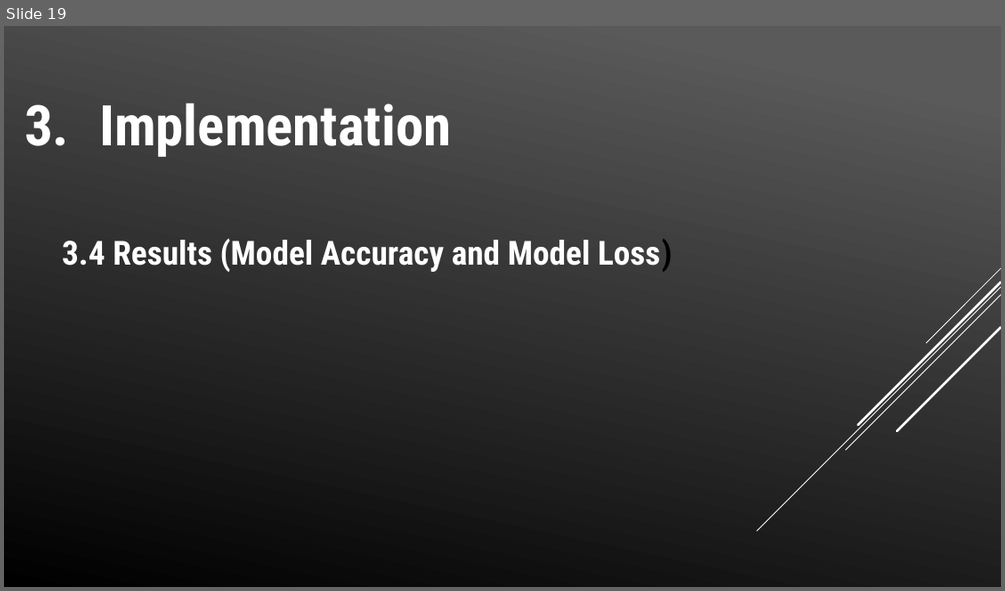
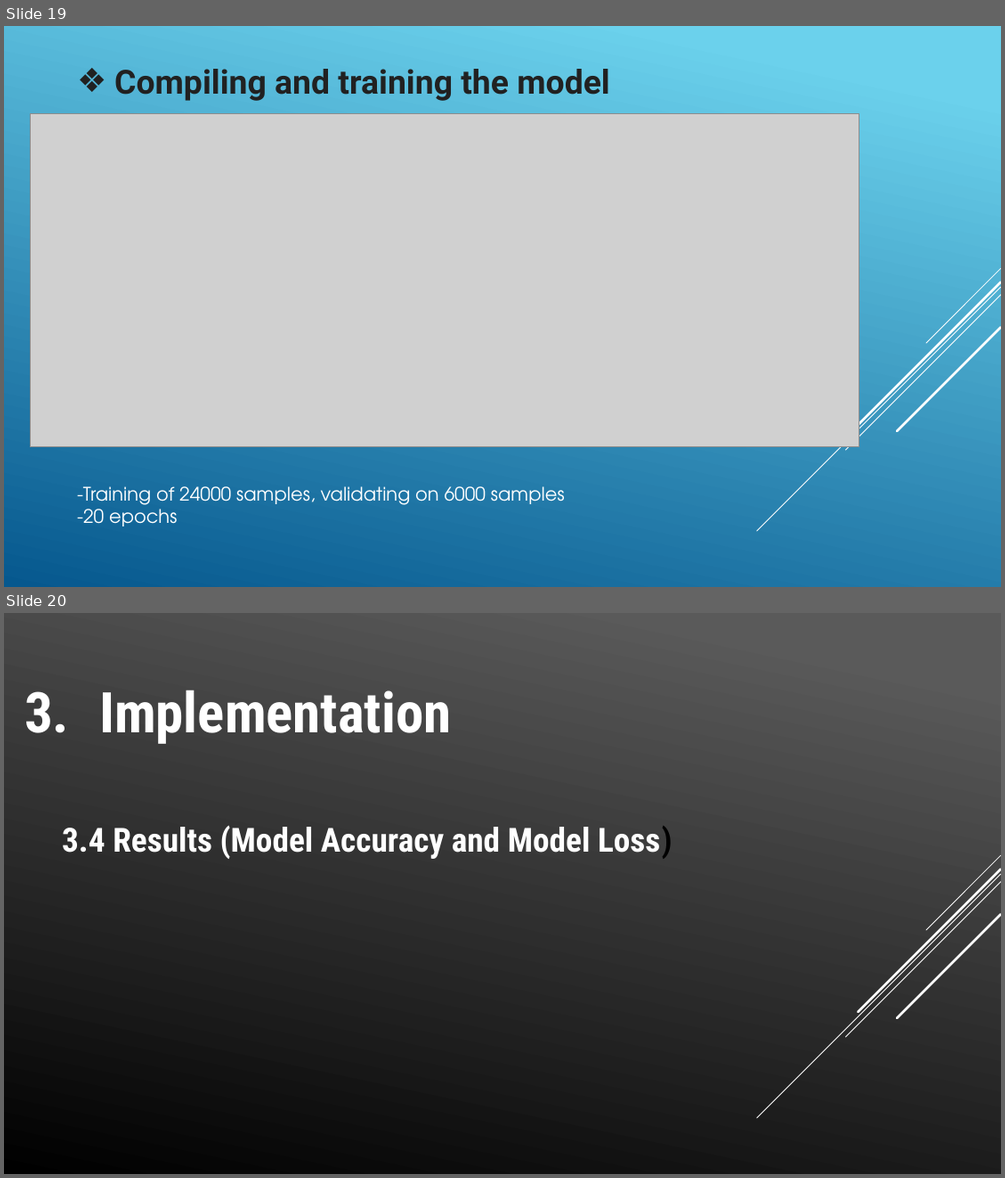
Before and after one commit to jordantangy/MoviePosterClassification-CNN, a slide deck: Slide Show.pptx. Shown one above the other, each under a label of ours: slide 19 before the commit, slides 19 and 20 after it. The pictures are 1005x591 and 1005x1178 pixels, drawn with LibreOffice and Linux fonts; fonts in the diff are those of the drawing; grey boxes stand for pictures. Boxes give left, top, right and bottom in pixels: in the first picture for what was removed or moved away, otherwise in the second. Text is boxed around its words. In the diff, an @@ line names an element or a change of style, - is before the commit and + after.

```diff
--- a/Slide Show.pptx
+++ b/Slide Show.pptx
@@ slide 19 added at box(4, 26, 1001, 587), background gradient #6ED2EB to #06588E; not listed: 5 template elements that a slide beside it also shows @@
@@ text added at box(114, 69, 610, 101), 32 pt, text #212121, bold @@
+❖ Compiling and training the model
@@ picture added at box(30, 114, 859, 447) @@
@@ text added at box(77, 486, 565, 526), 18 pt, text #FFFFFF @@
+-Training of 24000 samples, validating on 6000 samples
+-20 epochs
@@ what was slide 19 is now slide 20 @@
```
Also in this commit, not shown: 3 slides changed, 3 other files.
